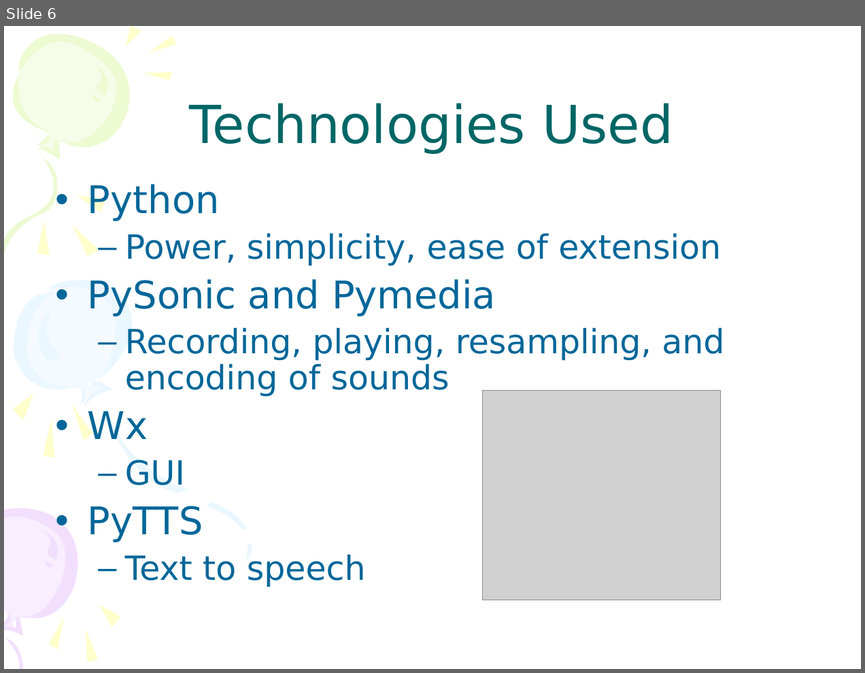
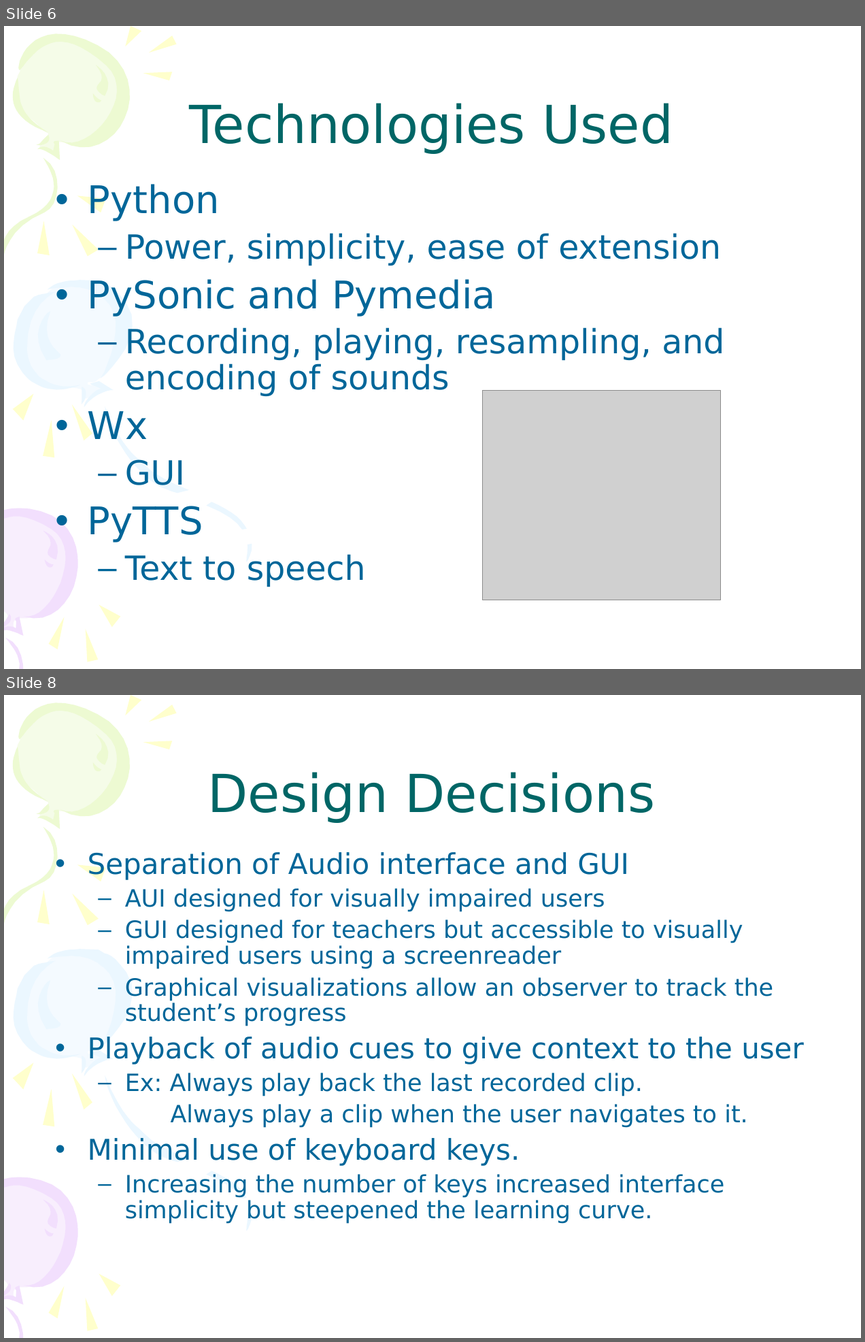
Before and after one commit to gbishop/samisays, a slide deck: SamiSays-midtermPres.ppt. Shown one above the other, each under a label of ours: slide 6 before the commit, slides 6 and 8 after it; the slides between them are not shown. The pictures are 865x673 and 865x1342 pixels, drawn with LibreOffice and Linux fonts; fonts in the diff are those of the drawing; grey boxes stand for pictures. Boxes give left, top, right and bottom in pixels: in the first picture for what was removed or moved away, otherwise in the second. Text is boxed around its words. In the diff, an @@ line names an element or a change of style, - is before the commit and + after.

```diff
--- a/SamiSays-midtermPres.ppt
+++ b/SamiSays-midtermPres.ppt
@@ slide 8 added at [4, 695, 861, 1338], background #FFFFFF; not listed: 36 template elements that a slide beside it also shows @@
@@ title added at [208, 772, 655, 823], 44 pt, text #006666 @@
+Design Decisions
@@ text added at [88, 852, 804, 1223], 20 pt, text #006699 @@
+• Separation of Audio interface and GUI
+  – AUI designed for visually impaired users
+  – GUI designed for teachers but accessible to visually impaired users using a screenreader
+  – Graphical visualizations allow an observer to track the student’s progress
+• Playback of audio cues to give context to the user
+  – Ex: Always play back the last recorded clip.
+  Always play a clip when the user navigates to it.
+• Minimal use of keyboard keys.
+  – Increasing the number of keys increased interface simplicity but steepened the learning curve.
```
Also in this commit, not shown: 1 other slide added.
